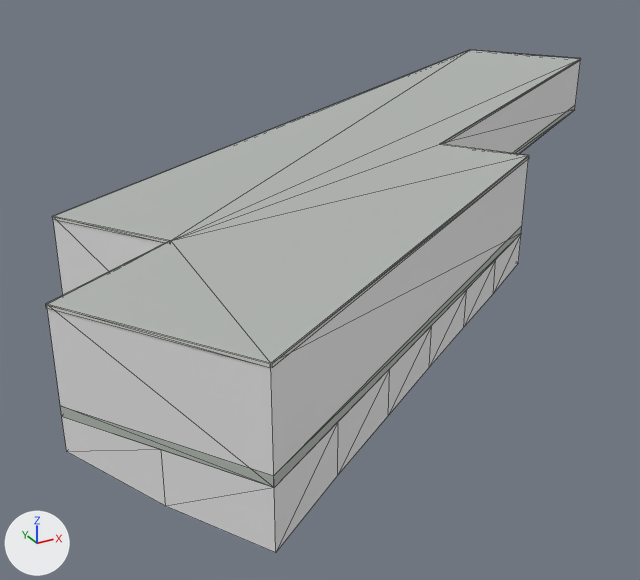
The glTF model public/models/buildings/osm-way-53920575.glb: old version first, new version second.
One viewpoint serves both versions: a 50 mm camera at (-24.5, -34.5, 13.4) aimed at (-5.2, 0.6, -4.1). The axes (+X, +Y, +Z) are drawn at lower left. The lights are the same throughout. The older version comes first. Mesh edges are drawn as thin lines. Where no turn or scale is listed for an object, it has been applied to the vertices. Vertices at exactly the same position are counted once.

In view in the first picture: 'building foundation 53920575', 'reality 53920575 near reality aged pale plaster', 'reality 53920575 near reality concrete plinth', 'reality 53920575 near reality flat weathered roof', 'reality 53920575 near reality pale aluminum sill'.
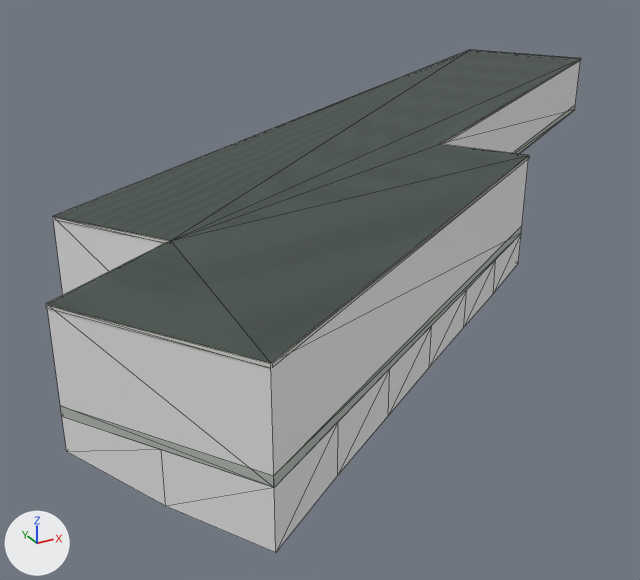
Where the change shows, as pixel boxes [x1, y1, x2, y2] in the pictures (640 x 580 px):
'reality 53920575 near reality flat weathered roof', surface changed (darker): [48, 50, 580, 363] in both
part 1 of me_reality_53920575_near_reality_pale_aluminum_sill, built on: [46, 50, 581, 368] in both

What changed in the scene script:
```text
Add img_roof_color:
    img_roof_color = load_image('roof-color', 'textures/1de3d7bb6546b7423004abcc0fb627c4d0c6ad03316b21d76a93f9bf4f470ca6.png', 256, 256, 'sRGB')
Change mat_reality_flat_weathered_roof:
    remove mat_reality_flat_weathered_roof.base_color = (0.451, 0.475, 0.455)  # grey #b3b7b4
    add mat_reality_flat_weathered_roof.texture = img_roof_color
Change me_reality_53920575_near_reality_pale_aluminum_sill:
    used by ob_reality_53920575_near_reality_pale_aluminum_sill; location = (0.0, 0.0, 0.0)
    remove me_reality_53920575_near_reality_pale_aluminum_sill.from_pydata(...)  # 32 vertices, 16 faces; spans x -20.5..20.9, y -17.9..17.9, z 3.4..3.5
    add me_reality_53920575_near_reality_pale_aluminum_sill.from_pydata(...)  # 40 vertices, 32 faces; spans x -20.5..20.9, y -17.9..17.9, z 3.4..3.5
    me_reality_53920575_near_reality_pale_aluminum_sill part 1
    13 faces are deleted
    8 vertices are added at x -20.5..20.9, y -17.9..17.9, z 3.5
    29 new faces join them
```
